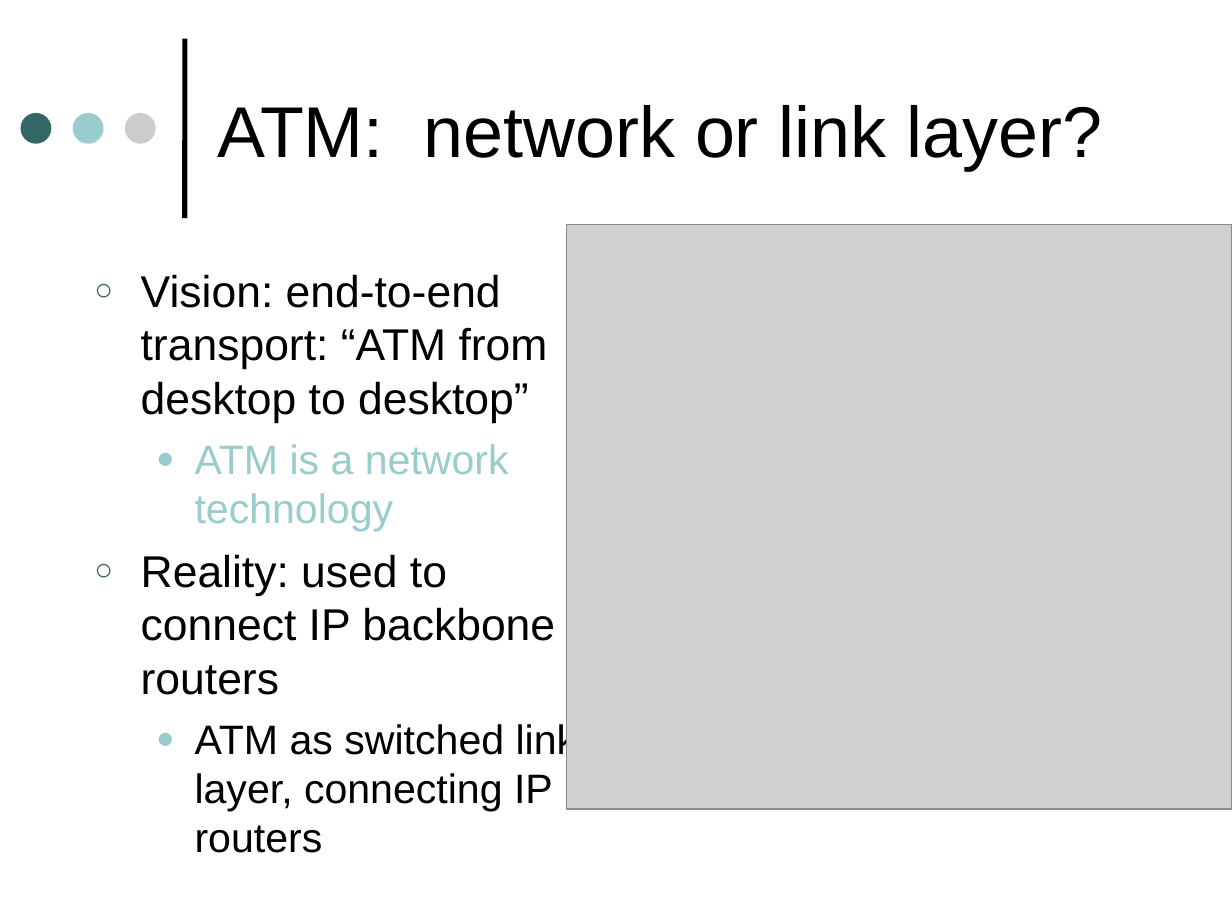
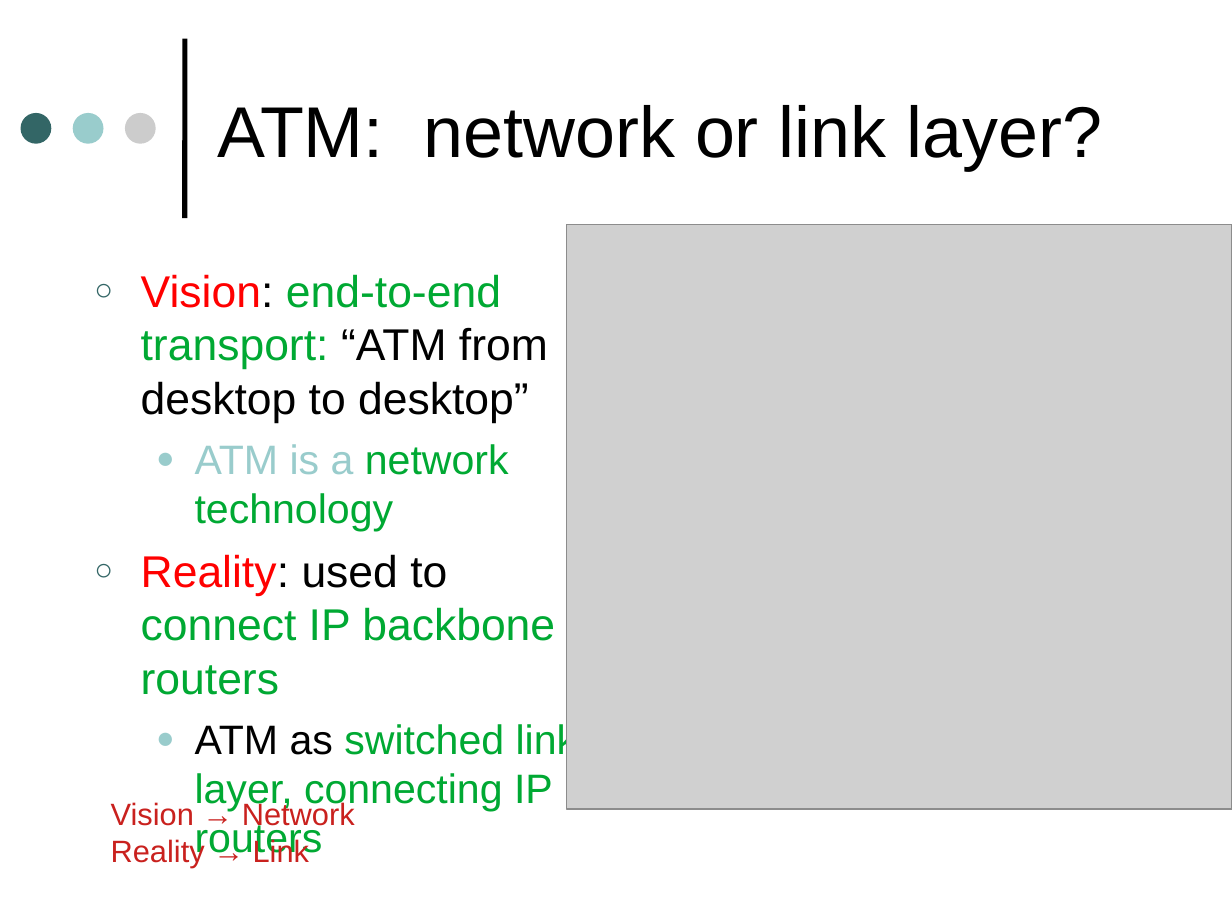
Before and after one commit to SahanWeerasiri/sem4, a slide deck: slide 20 of Computer Networks/WANs.odp. Drawn at 1232x924 pixels with LibreOffice and Linux fonts; fonts in the diff are those of the drawing; grey boxes stand for pictures. Boxes give left, top, right and bottom in pixels: in the first picture for what was removed or moved away, otherwise in the second. Text is boxed around its words. In the diff, an @@ line names an element or a change of style, - is before the commit and + after.

```diff
--- a/Computer Networks/WANs.odp
+++ b/Computer Networks/WANs.odp
@@ text "Vision: end-to-end transport: “ATM from ..." at [141,274,578,811]: text colour #000000 to #FF0000 in "Vision:", "Reality:"; text colour #000000 to #00A933 in "end-to-end transport:", "connect IP backbone routers", "switched link layer, connecting IP routers"; text colour #99CCCC to #00A933 in "network technology" @@
@@ text added at [111,800,355,867], 18 pt, text #C9211E @@
+Vision → Network
+Reality → Link
```
Also in this commit, not shown: 25 other slides changed.
